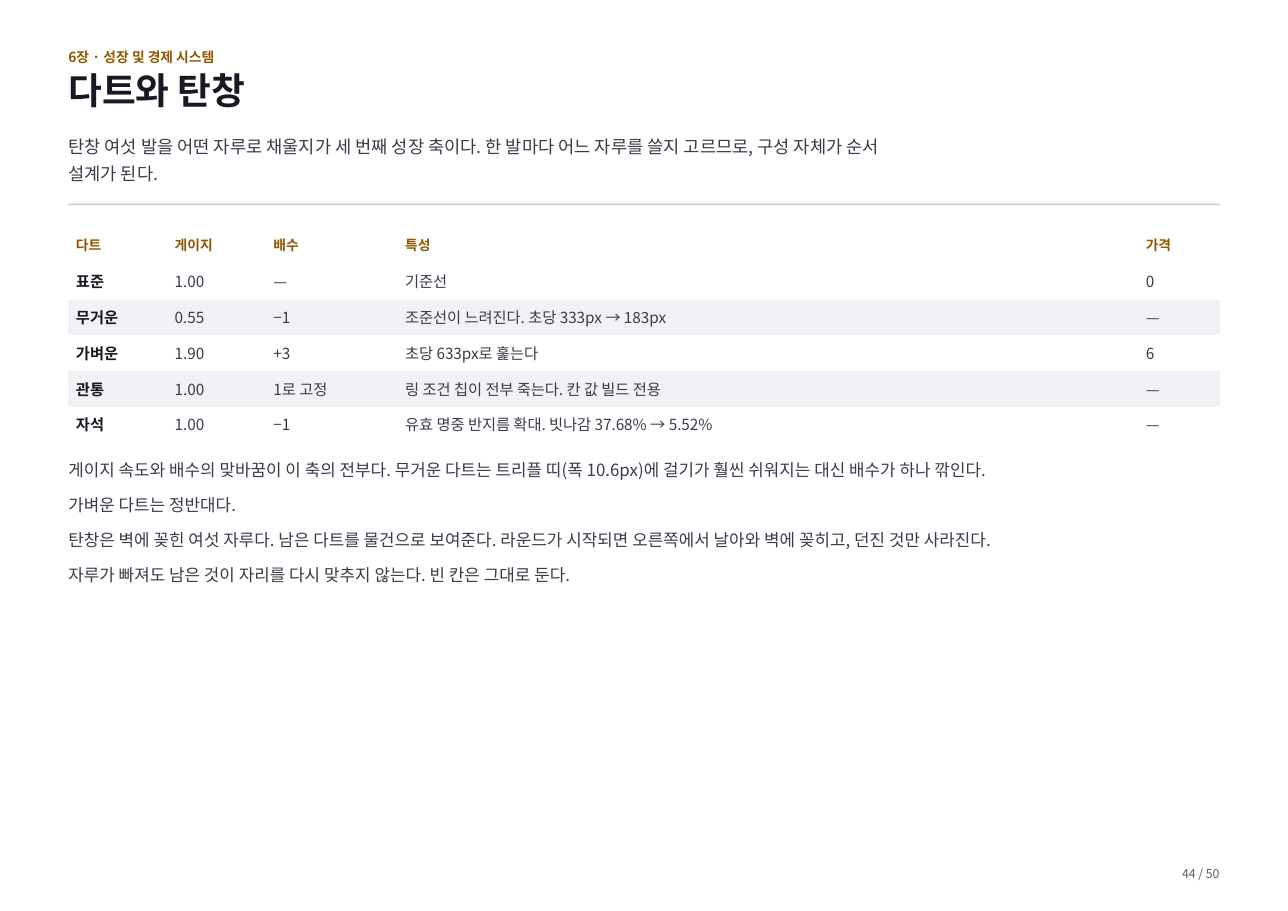
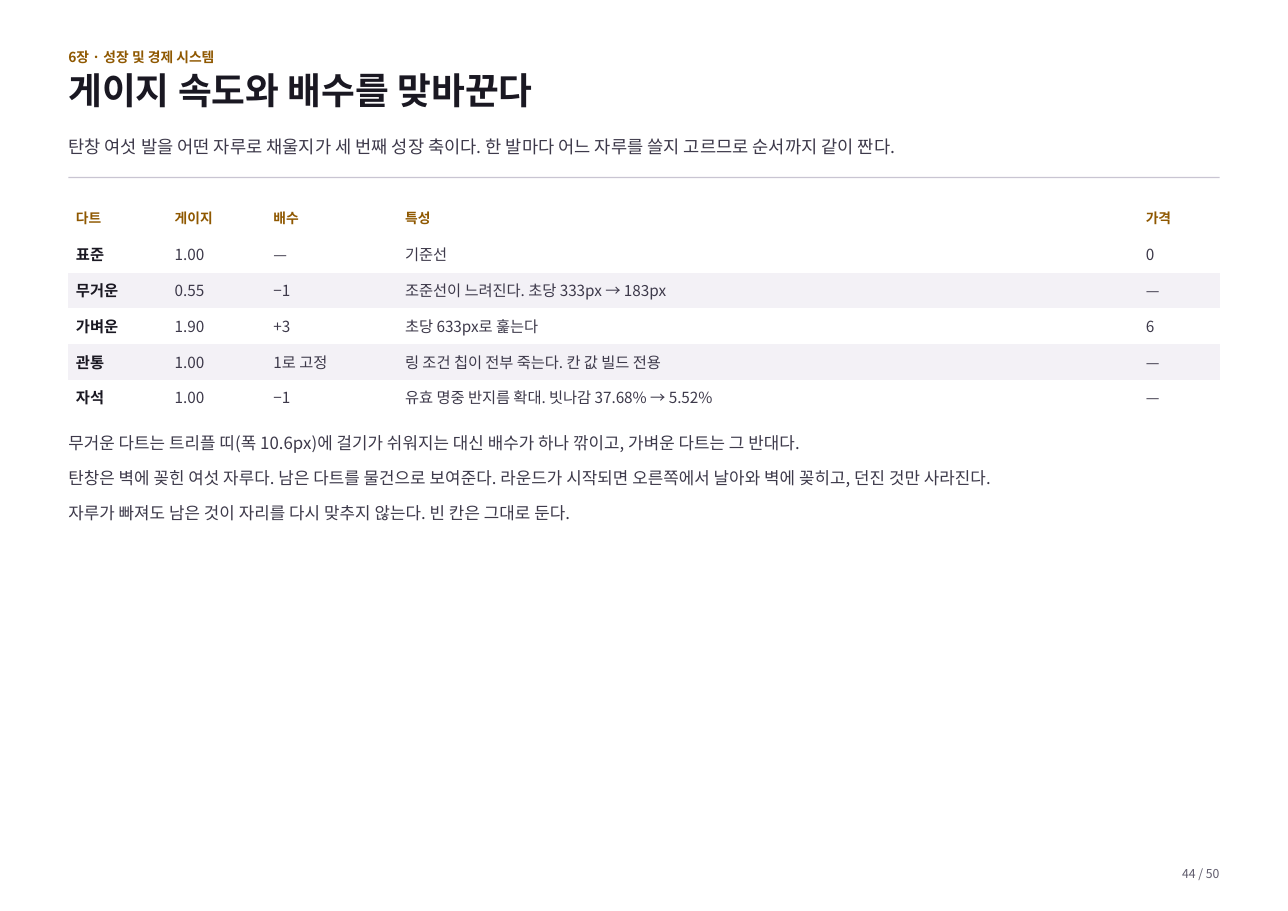
Before and after one commit to GGbong69/test-03, a slide deck: slide 44 of docs/기획서.pptx. Drawn at 1288x911 pixels with LibreOffice and Linux fonts; fonts in the diff are those of the drawing. Boxes give left, top, right and bottom in pixels: in the first picture for what was removed or moved away, otherwise in the second. Text is boxed around its words. In the diff, an @@ line names an element or a change of style, - is before the commit and + after.

```diff
--- a/docs/기획서.pptx
+++ b/docs/기획서.pptx
@@ text at (x1=68, y1=73, x2=533, y2=108): text changed @@
-다트와 탄창
+게이지 속도와 배수를 맞바꾼다
@@ text at (x1=68, y1=138, x2=895, y2=155): text changed @@
-탄창 여섯 발을 어떤 자루로 채울지가 세 번째 성장 축이다. 한 발마다 어느 자루를 쓸지 고르므로, 구성 자체가 순서
-설계가 된다.
+탄창 여섯 발을 어떤 자루로 채울지가 세 번째 성장 축이다. 한 발마다 어느 자루를 쓸지 고르므로 순서까지 같이 짠다.
@@ rectangle moved from (x1=68, y1=204, x2=1220, y2=205) to (x1=68, y1=176, x2=1220, y2=177) @@
@@ table moved from (x1=68, y1=228, x2=1221, y2=443) to (x1=68, y1=201, x2=1221, y2=415) @@
@@ text "무거운 다트는 트리플 띠(폭 10.6px)에 ..." moved from (x1=68, y1=462, x2=991, y2=583) to (x1=68, y1=435, x2=991, y2=521) @@
@@ text at (x1=68, y1=435, x2=799, y2=453): text changed @@
-게이지 속도와 배수의 맞바꿈이 이 축의 전부다. 무거운 다트는 트리플 띠(폭 10.6px)에 걸기가 훨씬 쉬워지는 대신 배수가 하나 깎인다.
-가벼운 다트는 정반대다.
+무거운 다트는 트리플 띠(폭 10.6px)에 걸기가 쉬워지는 대신 배수가 하나 깎이고, 가벼운 다트는 그 반대다.
```
Also in this commit, not shown: 43 other slides changed, 2 other files.
